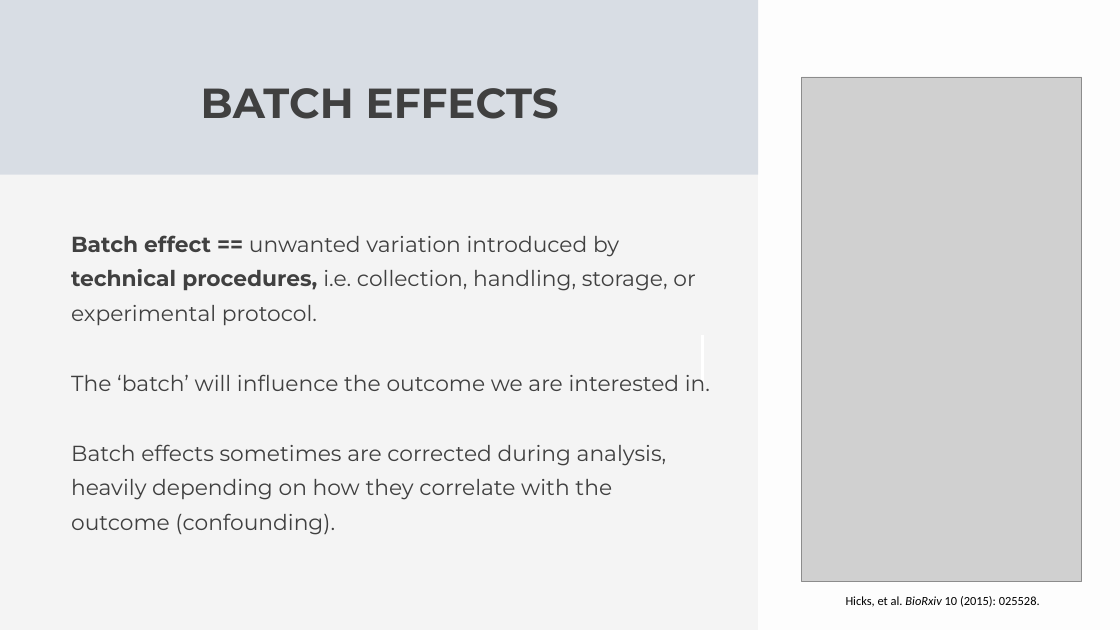
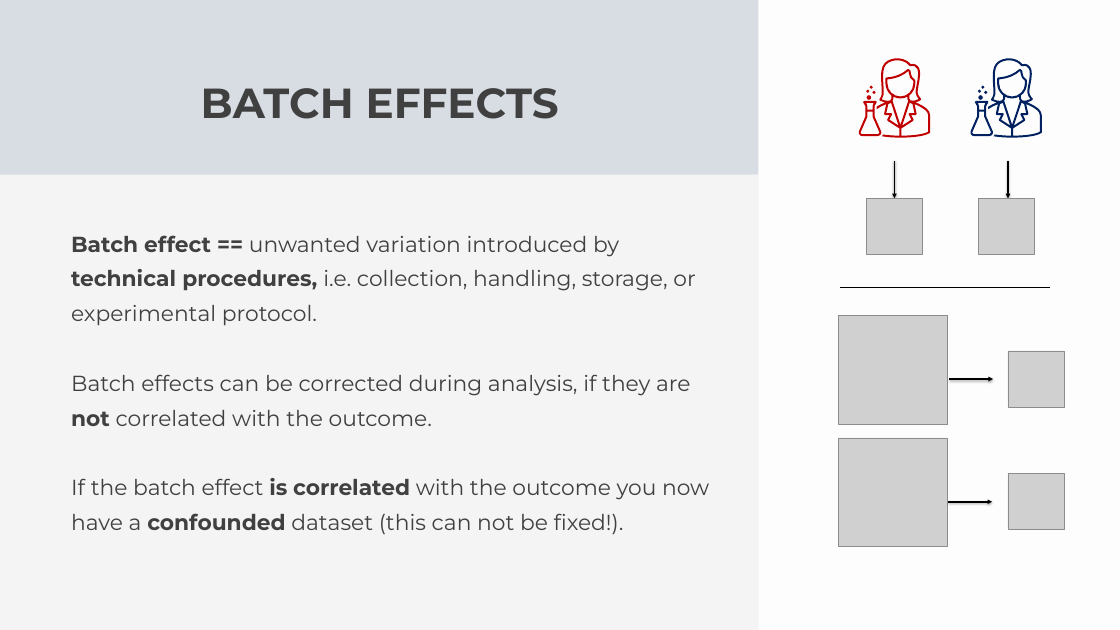
Before and after one commit to Center-for-Health-Data-Science/Foundations-of-Health-Data-Science, a slide deck: slide 15 of Slides/FHDS_Exploratory_Data_Analysis_Part2.pptx (slide 14 before the commit). Drawn at 1120x630 pixels with LibreOffice and Linux fonts; fonts in the diff are those of the drawing; grey boxes stand for pictures. Boxes give left, top, right and bottom in pixels: in the first picture for what was removed or moved away, otherwise in the second. Text is boxed around its words. In the diff, an @@ line names an element or a change of style, - is before the commit and + after.

```diff
--- a/Slides/FHDS_Exploratory_Data_Analysis_Part2.pptx
+++ b/Slides/FHDS_Exploratory_Data_Analysis_Part2.pptx
@@ freeform shape at bbox=[758, 0, 1120, 630]: outline redrawn @@
@@ picture removed at bbox=[802, 77, 1082, 581] @@
@@ group added at bbox=[858, 58, 930, 138]: 6 freeform shapes @@
@@ group added at bbox=[970, 58, 1042, 138]: 6 freeform shapes @@
@@ arrow added from (894, 161) to (894, 198), #000000 2 pt @@
@@ arrow added from (1008, 161) to (1008, 198), #000000 2 pt @@
@@ picture added at bbox=[866, 198, 922, 254] @@
@@ picture added at bbox=[978, 198, 1034, 254] @@
@@ line added from (840, 287) to (1050, 287), #000000 0.75 pt @@
@@ picture added at bbox=[838, 315, 947, 423] @@
@@ line removed from (703, 335) to (703, 388) @@
@@ picture added at bbox=[1008, 351, 1064, 407] @@
@@ text at bbox=[71, 374, 709, 534]: text changed @@
-The ‘batch’ will influence the outcome we are interested in.
-Batch effects sometimes are corrected during analysis, heavily depending on how they correlate with the outcome (confounding).
+Batch effects can be corrected during analysis, if they are not correlated with the outcome.
+If the batch effect is correlated with the outcome you now have a confounded dataset (this can not be fixed!).
@@ arrow added from (949, 379) to (993, 379), #000000 2 pt @@
@@ picture added at bbox=[838, 438, 947, 547] @@
@@ picture added at bbox=[1008, 474, 1064, 530] @@
@@ arrow added from (949, 502) to (992, 502), #000000 2 pt @@
@@ text removed at bbox=[846, 596, 1040, 607] @@
-Hicks, et al. BioRxiv 10 (2015): 025528.
```
Also in this commit, not shown: 12 other slides changed, 1 slide removed.
